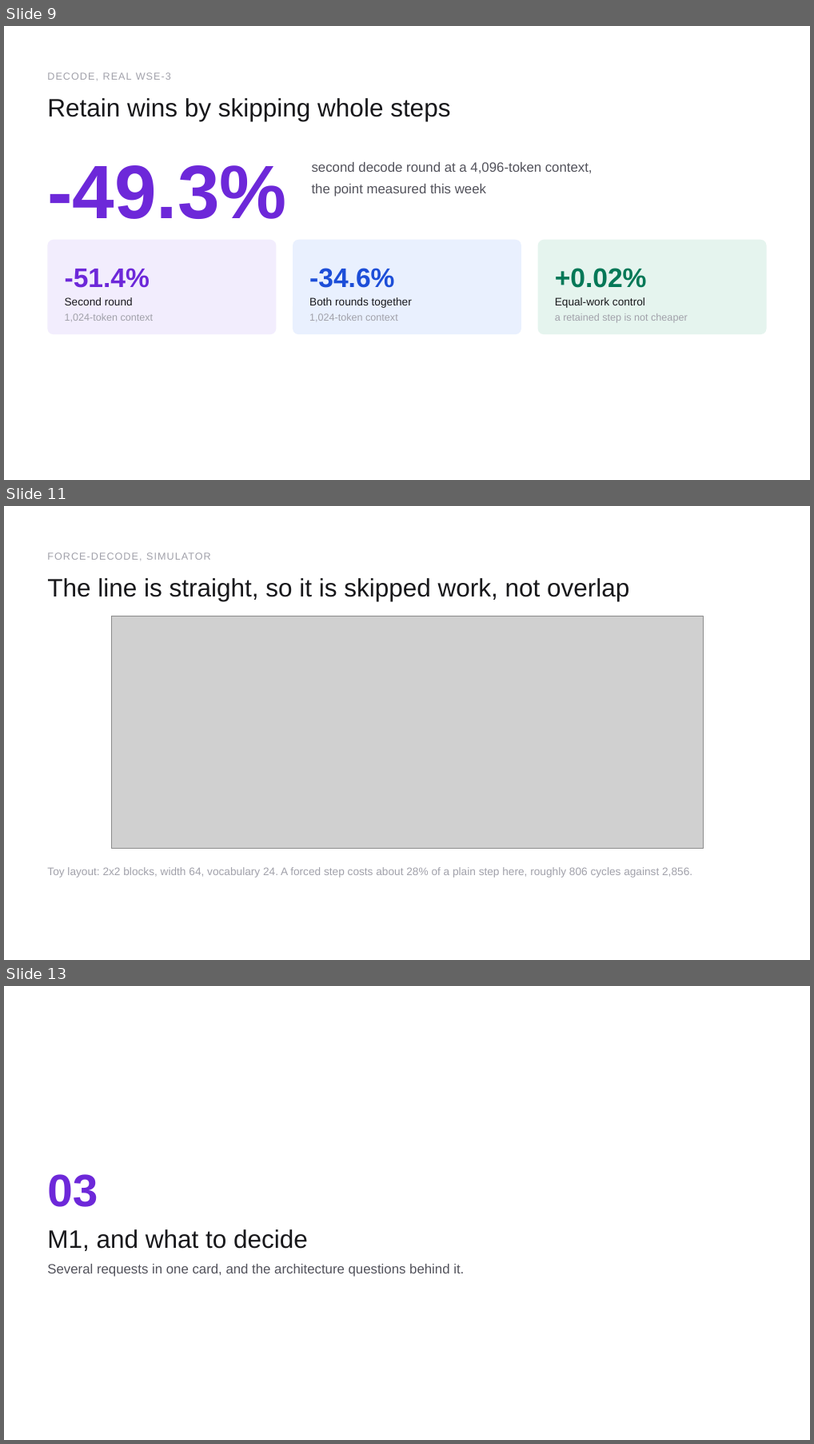
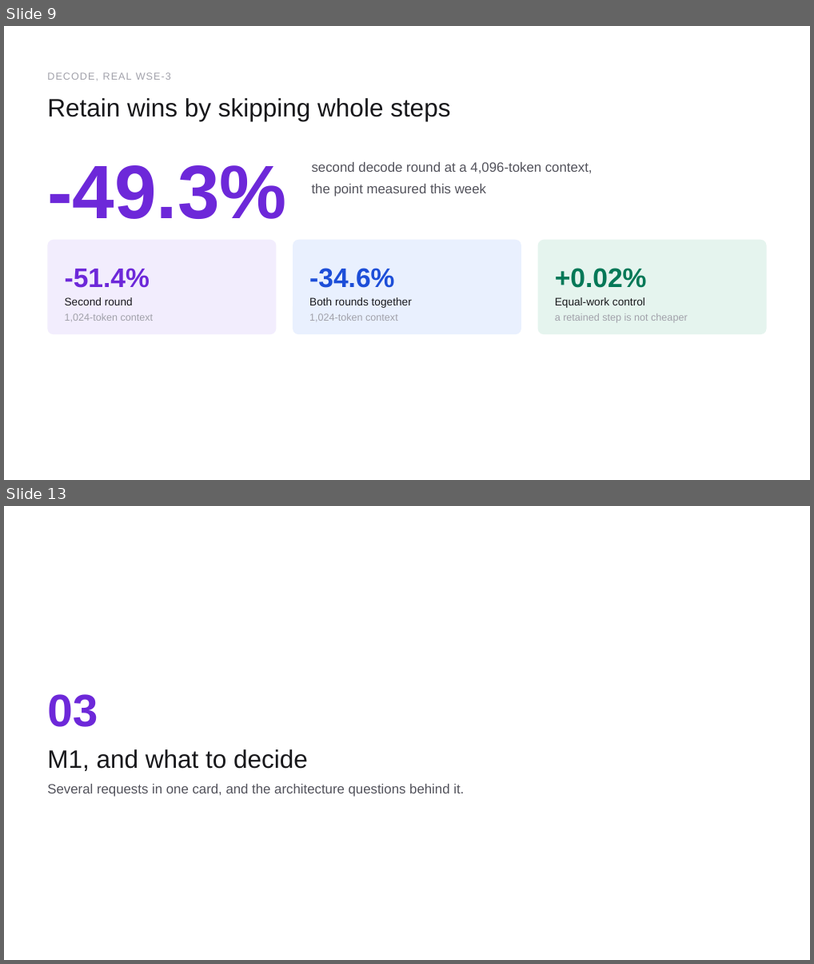
Before and after one commit to happyandslow/agent-memory, a slide deck: projects/WaferEngine-staging/meetings/2026-07-26.pptx. Shown one above the other, each under a label of ours: slides 9, 11 and 13 before the commit, slides 9 and 13 after it; the slides between them are not shown. The pictures are 814x1444 and 814x964 pixels, drawn with LibreOffice and Linux fonts; fonts in the diff are those of the drawing; grey boxes stand for pictures. Boxes give left, top, right and bottom in pixels: in the first picture for what was removed or moved away, otherwise in the second. Text is boxed around its words. In the diff, an @@ line names an element or a change of style, - is before the commit and + after.

```diff
--- a/projects/WaferEngine-staging/meetings/2026-07-26.pptx
+++ b/projects/WaferEngine-staging/meetings/2026-07-26.pptx
@@ slide 11 removed at (4, 506, 810, 960), background #FFFFFF @@
@@ text removed at (47, 552, 211, 560) @@
-FORCE-DECODE, SIMULATOR
@@ text removed at (47, 578, 630, 601) @@
-The line is straight, so it is skipped work, not overlap
@@ picture removed at (111, 616, 703, 848) @@
@@ text removed at (47, 867, 693, 877) @@
-Toy layout: 2x2 blocks, width 64, vocabulary 24. A forced step costs about 28% of a plain step here, roughly 806 cycles against 2,856.
```
Also in this commit, not shown: 6 slides changed, 2 slides added, 1 other slide removed, 5 other files.
